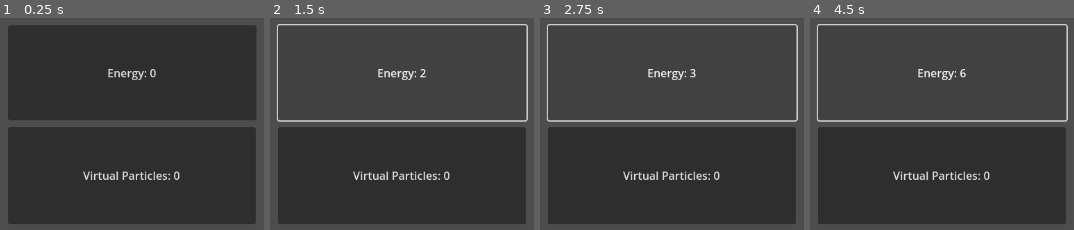
Above: before the commit, frames 1-4 (left to right).
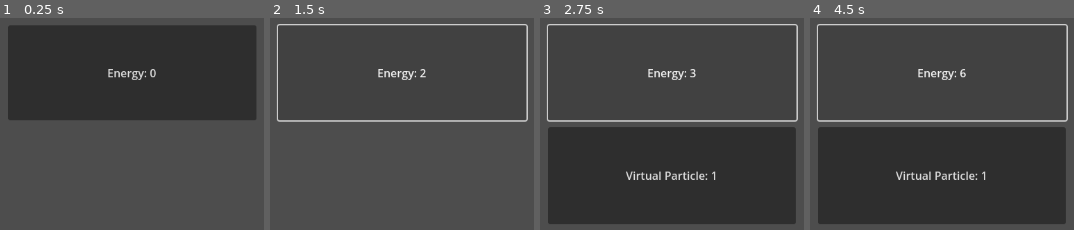
Above: after the commit, the same moments.

Repository: WilliamAHoffman/EmergentUniverse
Game: Godot game, scene res://scenes/root.tscn
The game is run twice, just before and just after one commit, with the same random seed, the same clock (stepped at 60 frames per second) and the same inputs.
Inputs:
- Up to frame 1 (0.25 s): no input
- Up to frame 2 (1.5 s): click "Energy: 0" at 0.5 s; click "Energy: 1" at 1.25 s
- Up to frame 3 (2.75 s): click "Energy: 2" at 2 s
- Up to frame 4 (4.5 s): click "Energy: 3" at 2.75 s; click "Energy: 4" at 3.5 s; click "Energy: 5" at 4.25 s

The runs differ from the first frame. In frame 1, 43% of the frame differs, in the area x 3-97%, y 51-98%; in frame 2, 43%; in frame 3, 1.0%; in frame 4, 1.0%.

Commit message:
added random creation

Diff:
--- a/scripts/resource_manager.gd
+++ b/scripts/resource_manager.gd
@@ -8,25 +8,42 @@
 	_init_resource_data()
 	_init_button_data()
 
+func _process(delta):
+	_update_buttons()
 
 func _init_resource_data():
 	resources["Energy"] = ResourceData.new()
 	resources["Energy"].name = "Energy"
 	resources["Energy"].quantity_per_click = 1
 	resources["Energy"].is_unlocked = true
-	resources["Energy"].creation_percent["VitualParticle"] = 0.1
+	resources["Energy"].creation_percent["VirtualParticle"] = 10
 
 	resources["VirtualParticle"] = ResourceData.new()
-	resources["VirtualParticle"].name = "Vitual Particle"
+	resources["VirtualParticle"].name = "Virtual Particle"
 	resources["VirtualParticle"].is_unlocked = false
 
 func _on_resource_button_pressed(resource : String):
 	if resources[resource].is_unlocked:
 		resources[resource].quantity += resources[resource].quantity_per_click
-		resources[resource].button.text = resources[resource].name + ": " + str(resources[resource].quantity)
+		_random_creation(resource)
 
+func _random_creation(resource : String):
+	for item in resources[resource].creation_percent:
+		var success_chance = randi_range(0,100)
+		if success_chance <= resources[resource].creation_percent[item]:
+			resources[item].quantity += 1
+
+func _update_buttons():
+	for button in button_manager.get_children():
+		if resources[button.name].quantity > 0:
+			resources[button.name].is_unlocked = true
+		if resources[button.name].is_unlocked:
+			button.visible = true
+			resources[button.name].button.text = resources[button.name].name + ": " + str(resources[button.name].quantity)
 
 func _init_button_data():
 	for button in button_manager.get_children():
 		resources[button.name].button = button
 		button.connect("pressed",_on_resource_button_pressed.bind(button.name))
+		if !resources[button.name].is_unlocked:
+			button.visible = false
